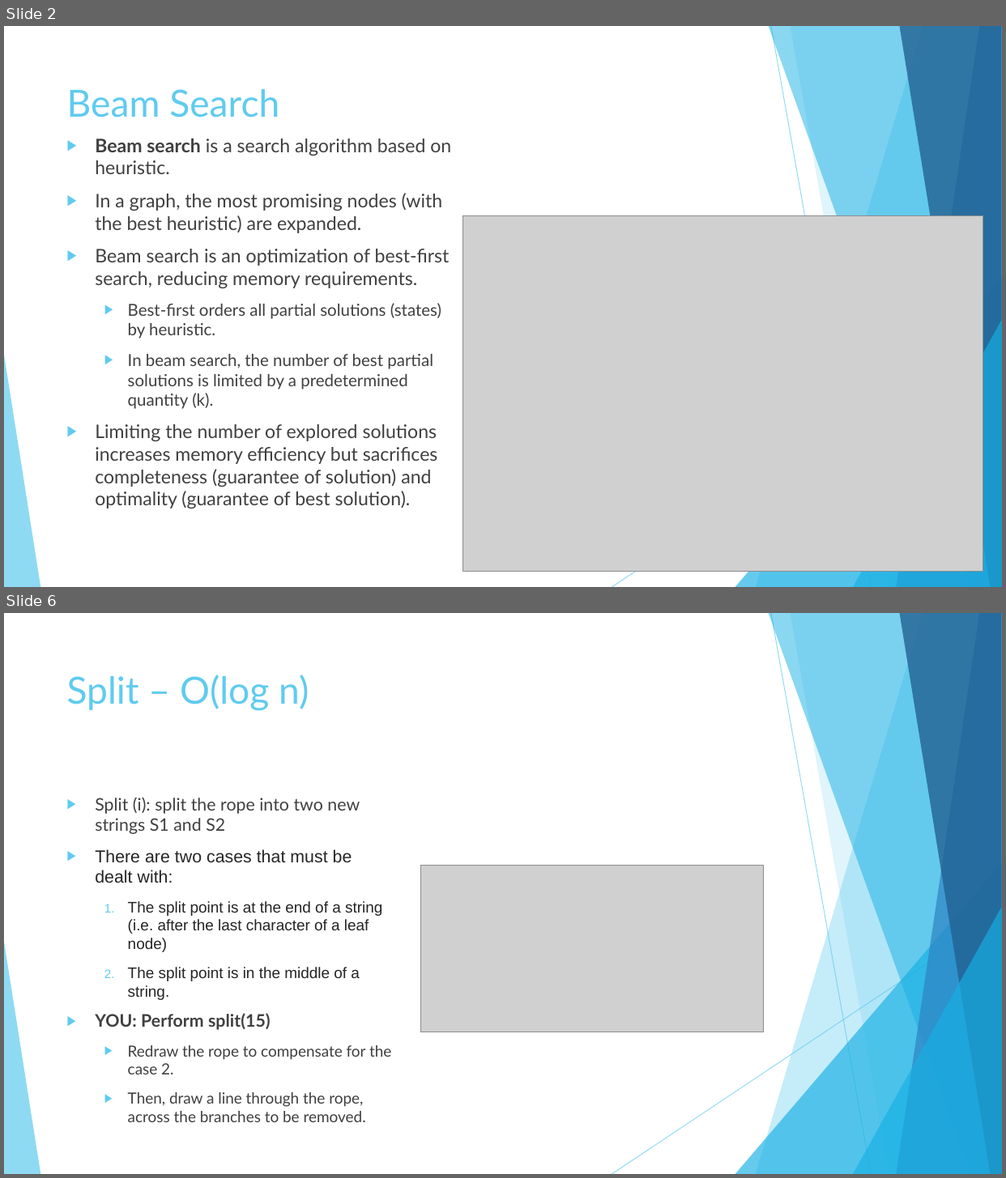
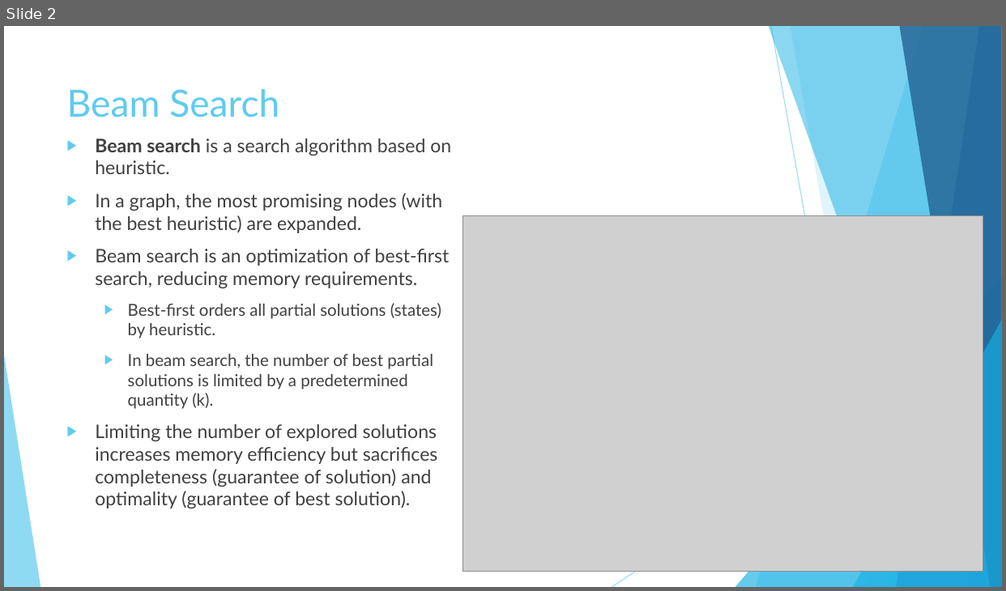
Before and after one commit to nbelliot/comp401, a slide deck: presentation2/Presentation.pptx. Shown one above the other, each under a label of ours: slides 2 and 6 before the commit, slide 2 after it; the slides between them are not shown. The pictures are 1006x1178 and 1006x591 pixels, drawn with LibreOffice and Linux fonts; fonts in the diff are those of the drawing; grey boxes stand for pictures. Boxes give left, top, right and bottom in pixels: in the first picture for what was removed or moved away, otherwise in the second. Text is boxed around its words. In the diff, an @@ line names an element or a change of style, - is before the commit and + after.

Commit message:
presentation

```diff
--- a/presentation2/Presentation.pptx
+++ b/presentation2/Presentation.pptx
@@ slide 6 removed at [4, 613, 1002, 1174], background #FFFFFF; not listed: 10 template elements that a slide beside it also shows @@
@@ title removed at [67, 675, 309, 711] @@
-Split – O(log n)
@@ text removed at [95, 797, 391, 1107] @@
-▶ Split (i): split the rope into two new strings S1 and S2
-▶ There are two cases that must be dealt with:
-  1. The split point is at the end of a string (i.e. after the last character of a leaf node)
-  2. The split point is in the middle of a string.
-▶ YOU: Perform split(15)
-  ▶ Redraw the rope to compensate for the case 2.
-  ▶ Then, draw a line through the rope, across the branches to be removed.
@@ picture removed at [421, 865, 764, 1033] @@
```
Also in this commit, not shown: 2 slides changed, 2 slides added, 5 other slides removed.
